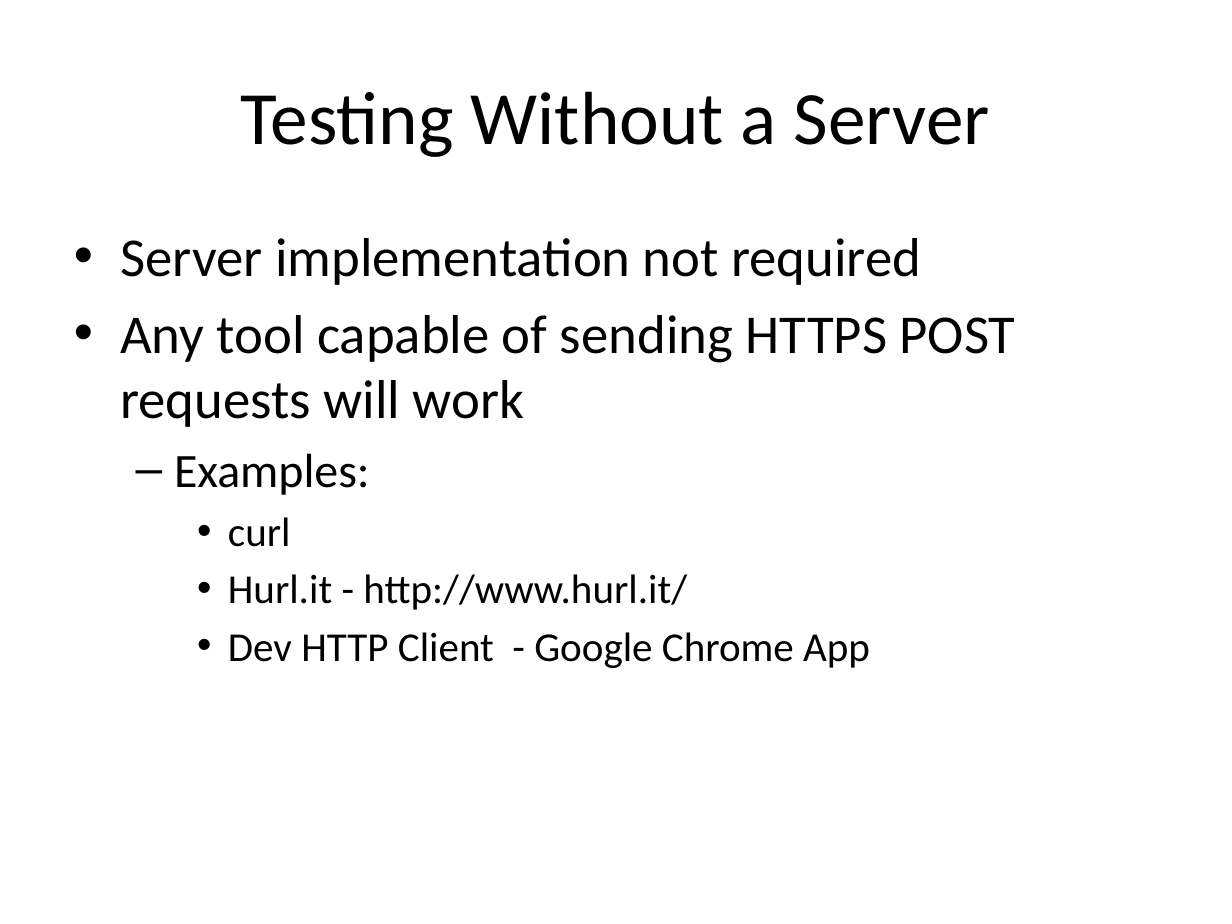
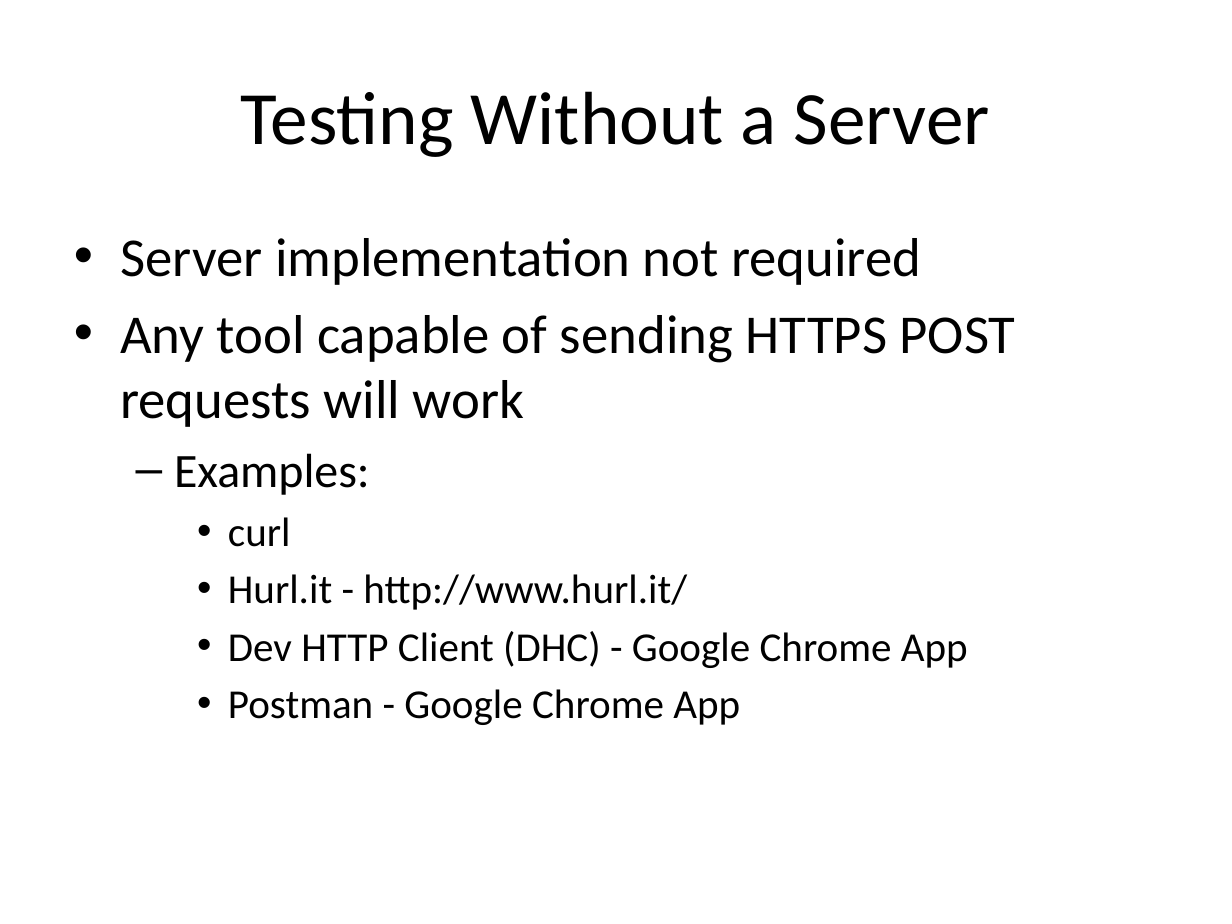
Before and after one commit to LeadingEDJE/MobilePushNotification, a slide deck: slide 20 of Implementing Push Notification in Android.pptx. Drawn at 1232x924 pixels with LibreOffice and Linux fonts; fonts in the diff are those of the drawing; background and template pictures are left out. Boxes give left, top, right and bottom in pixels: in the first picture for what was removed or moved away, otherwise in the second. Text is boxed around its words. In the diff, an @@ line names an element or a change of style, - is before the commit and + after.

```diff
--- a/Implementing Push Notification in Android.pptx
+++ b/Implementing Push Notification in Android.pptx
@@ text at (228,631,968,725): text changed @@
-    • Dev HTTP Client - Google Chrome App
+    • Dev HTTP Client (DHC) - Google Chrome App
+    • Postman - Google Chrome App
```
Also in this commit, not shown: 9 other slides changed, 2 slides added, 2 slides removed.
